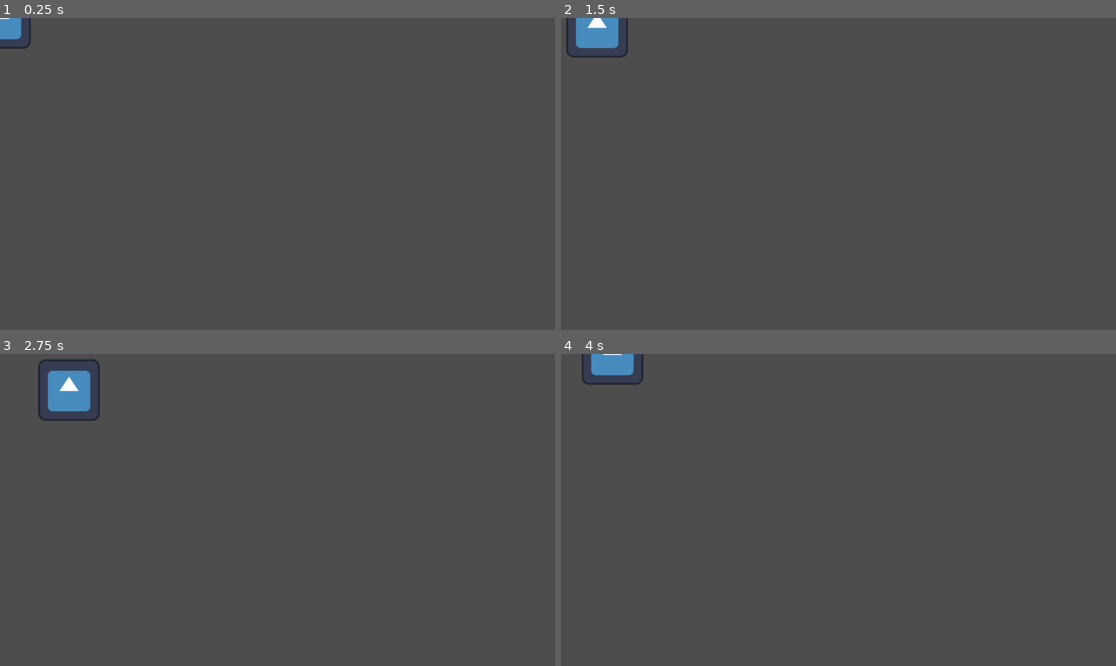
Above: before the commit, frames 1-4 (two rows, left to right).
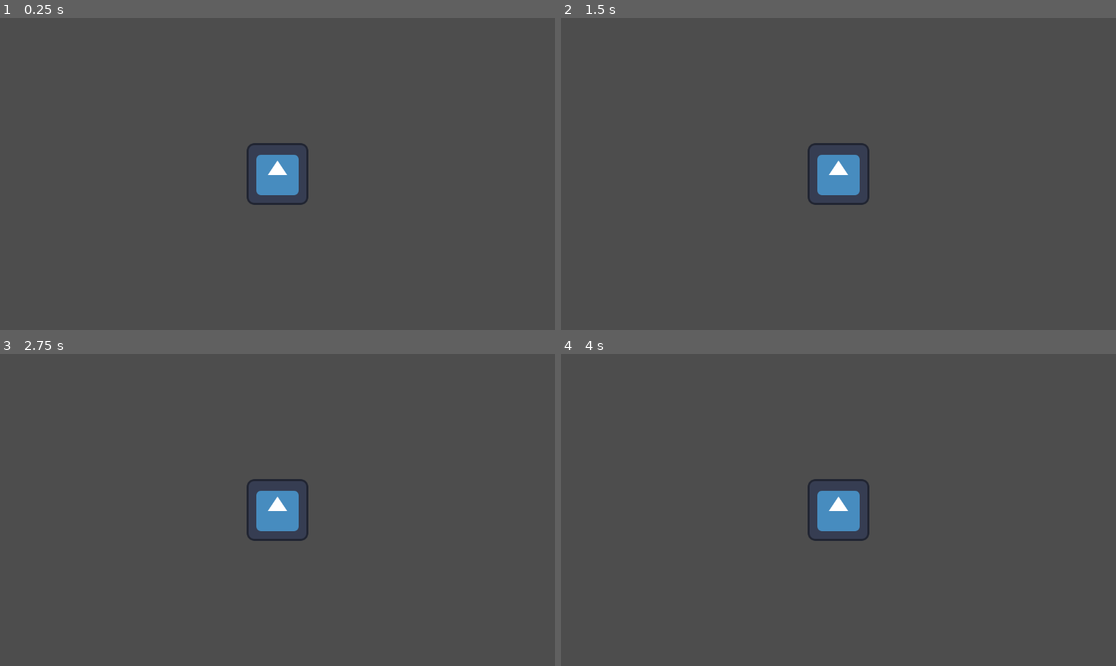
Above: after the commit, the same moments.

Repository: inexperienced-potat/sandbox
Game: Godot game, scene res://player/player.tscn
The game is run twice, just before and just after one commit, with the same random seed, the same clock (stepped at 60 frames per second) and the same inputs. The engine's default icon, where the game draws it, is replaced by a stand-in: a white triangle on a blue panel in a dark square.
Inputs:
- Up to frame 1 (0.25 s): no input
- Up to frame 2 (1.5 s): tap Enter at 0.5 s; hold D (right) 0.53-1.28 s; hold S (down) from 1.28 s (still down)
- Up to frame 3 (2.75 s): release S (down) at 2.03 s; hold D (right) from 2.03 s (still down)
- Up to frame 4 (4 s): release D (right) at 2.78 s; hold W (up) 2.78-3.53 s; hold A (left) from 3.53 s (still down)

The runs differ from the first frame. In frame 1, 1.6% of the frame differs, in the area x 0-56%, y 0-60%; in frame 2, 2.2%; in frame 3, 2.5%, in the area x 6-56%, y 1-60%; in frame 4, 1.9%.

Commit message:
added camera, polished code

Diff:
--- a/player/player.tscn
+++ b/player/player.tscn
@@ -4,13 +4,17 @@
 [ext_resource type="Texture2D" uid="uid://fihd82xyatg" path="res://icon.svg" id="2_j2i5n"]
 
 [sub_resource type="RectangleShape2D" id="RectangleShape2D_s4ldg"]
-size = Vector2(128, 126)
+size = Vector2(43, 48)
 
 [node name="Player" type="CharacterBody2D"]
 script = ExtResource("1_2x6ly")
+movement_speed = 250
 
 [node name="CollisionShape2D" type="CollisionShape2D" parent="."]
+scale = Vector2(3, 2.7)
 shape = SubResource("RectangleShape2D_s4ldg")
 
 [node name="Sprite2D" type="Sprite2D" parent="."]
 texture = ExtResource("2_j2i5n")
+
+[node name="Camera2D" type="Camera2D" parent="."]
--- a/player/player_movement.gd
+++ b/player/player_movement.gd
@@ -1,14 +1,9 @@
 extends CharacterBody2D
 
 @export var movement_speed = 100
-var movement_velocity = Vector2(0, 0)
-
-func _ready():
-	pass
 
 func _physics_process(delta):
-	move_and_collide(movement_velocity)
+	move_and_collide(velocity)
 
 func _process(delta):
-	movement_velocity = Input.get_vector("left", "right", "up", "down") * movement_speed * delta
-	velocity = movement_velocity
+	velocity = Input.get_vector("left", "right", "up", "down") * movement_speed * delta
